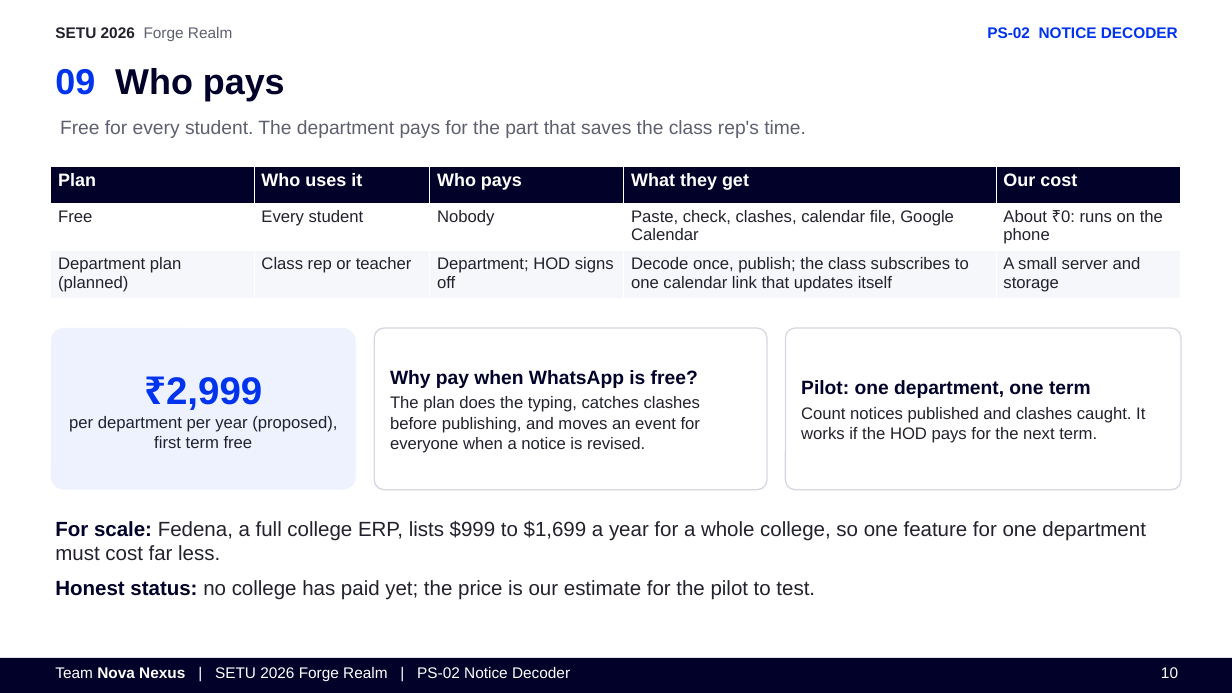
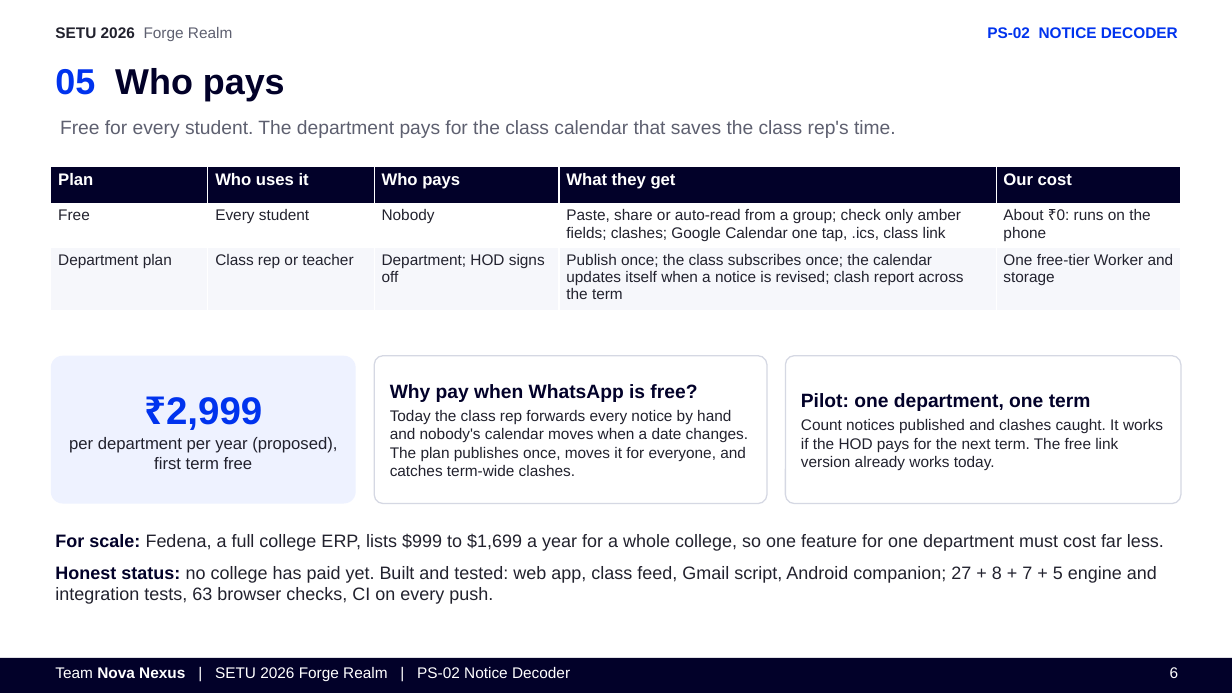
Before and after one commit to anki1kr/NoticeDecoder, a slide deck: slide 6 of deck/NoticeDecoder_NovaNexus_PS02.pptx (slide 10 before the commit). Drawn at 1232x693 pixels with LibreOffice and Linux fonts; fonts in the diff are those of the drawing. Boxes give left, top, right and bottom in pixels: in the first picture for what was removed or moved away, otherwise in the second. Text is boxed around its words. In the diff, an @@ line names an element or a change of style, - is before the commit and + after.

Commit message:
Deck: rebuild in the SETU PS-02 format as six slides (zero-touch, real-notice rules, class plan); numbers from the test runs, screenshots via tools/deck-shots.mjs

```diff
--- a/deck/NoticeDecoder_NovaNexus_PS02.pptx
+++ b/deck/NoticeDecoder_NovaNexus_PS02.pptx
@@ text at (x1=55, y1=68, x2=285, y2=101): text changed @@
-09 Who pays
+05 Who pays
@@ text at (x1=60, y1=120, x2=896, y2=138): text changed @@
-Free for every student. The department pays for the part that saves the class rep's time.
+Free for every student. The department pays for the class calendar that saves the class rep's time.
@@ table at (x1=51, y1=166, x2=1181, y2=303) @@
-row 2, column 4: Paste, check, clashes, calendar file, Google Calendar
+row 2, column 4: Paste, share or auto-read from a group; check only amber fields; clashes; Google Calendar one tap, .ics, class link
-row 3: Department plan (planned) | Class rep or teacher | Department; HOD signs off | Decode once, publish; the class subscribes to one calendar link that updates itself | A small server and storage
+row 3: Department plan | Class rep or teacher | Department; HOD signs off | Publish once; the class subscribes once; the calendar updates itself when a notice is revised; clash report across the term | One free-tier Worker and storage
@@ size 14 to 13 pt in "Plan", "Who uses it", "Who pays", "What they get" and 1 more places @@
@@ size 13 to 12 pt in "Free", "Every student", "Nobody", "About ₹0: runs on the phone" and 2 more places @@
@@ rounded rectangle "₹2,999" resized from (x1=51, y1=328, x2=356, y2=490) to (x1=51, y1=356, x2=356, y2=504) @@
@@ rounded rectangle "Why pay when WhatsApp is ..." resized from (x1=374, y1=328, x2=767, y2=490) to (x1=374, y1=356, x2=767, y2=504) @@
@@ rounded rectangle "Pilot: one department, one term" resized from (x1=786, y1=328, x2=1181, y2=490) to (x1=786, y1=356, x2=1181, y2=504) @@
@@ text in rounded rectangle at (x1=390, y1=410, x2=748, y2=476): text changed; size 13 to 12 pt @@
-The plan does the typing, catches clashes before publishing, and moves an event for everyone when a notice is revised.
+Today the class rep forwards every notice by hand and nobody's calendar moves when a date changes. The plan publishes once, moves it for everyone, and catches term-wide clashes.
@@ text in rounded rectangle at (x1=801, y1=419, x2=1163, y2=470): text changed; size 13 to 12 pt @@
-Count notices published and clashes caught. It works if the HOD pays for the next term.
+Count notices published and clashes caught. It works if the HOD pays for the next term. The free link version already works today.
@@ text "For scale: Fedena, a full ..." moved from (x1=55, y1=521, x2=1146, y2=600) to (x1=55, y1=533, x2=1164, y2=604) @@
@@ text at (x1=55, y1=533, x2=1164, y2=551): size 16 to 14 pt in "For scale: Fedena, a full college ERP, ..." @@
@@ text at (x1=55, y1=566, x2=1157, y2=604): text changed; size 16 to 14 pt @@
-Honest status: no college has paid yet; the price is our estimate for the pilot to test.
+Honest status: no college has paid yet. Built and tested: web app, class feed, Gmail script, Android companion; 27 + 8 + 7 + 5 engine and integration tests, 63 browser checks, CI on every push.
@@ text at (x1=1170, y1=667, x2=1179, y2=678): text changed @@
-10
+6
```
Also in this commit, not shown: 4 other slides changed, 1 slide added, 5 slides removed, 4 other files.
